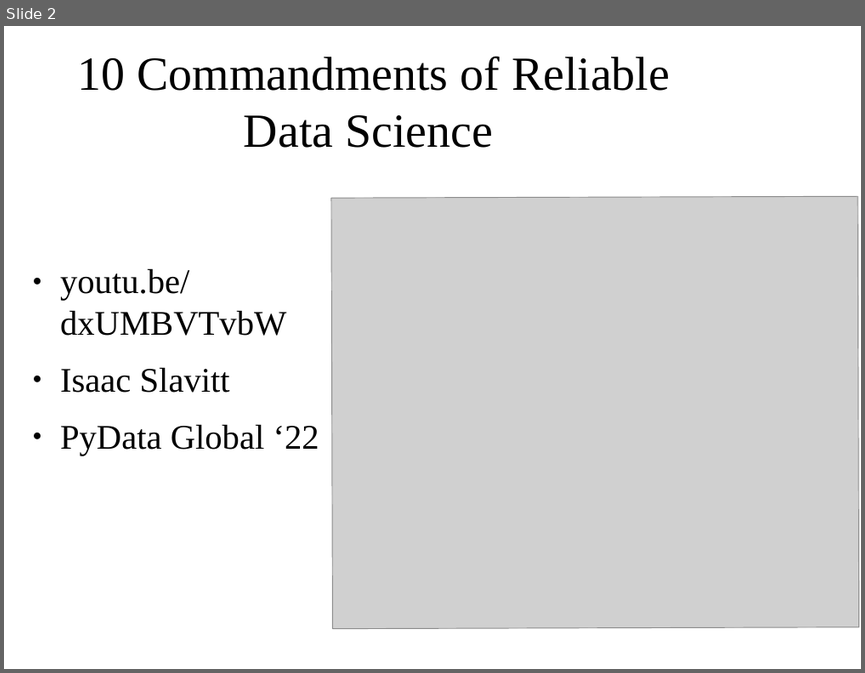
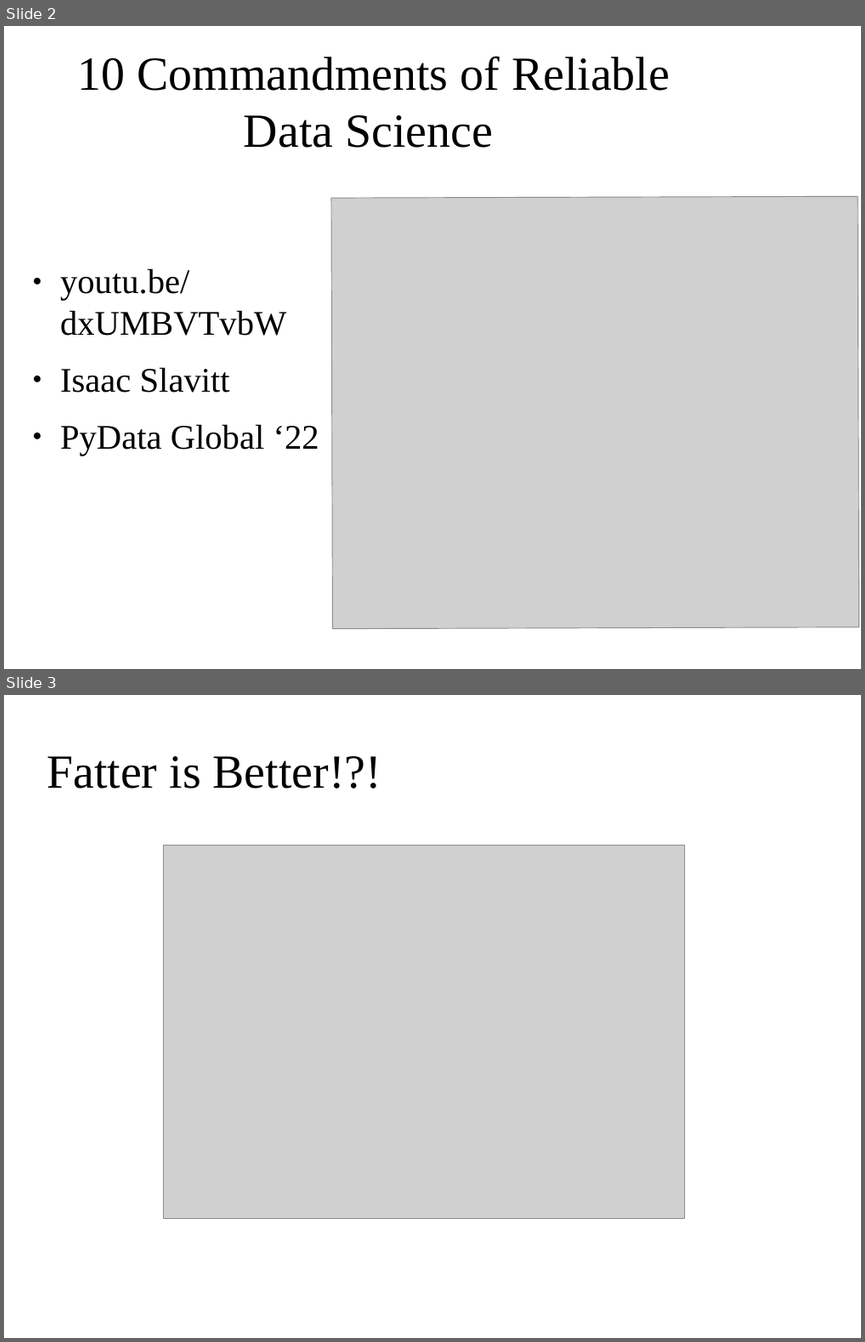
Before and after one commit to mcc-us/Life_Expectancy_Analysis_Modeling, a slide deck: jan29.odp. Shown one above the other, each under a label of ours: slide 2 before the commit, slides 2 and 3 after it. The pictures are 865x673 and 865x1342 pixels, drawn with LibreOffice and Linux fonts; fonts in the diff are those of the drawing; grey boxes stand for pictures; background and template pictures are left out. Boxes give left, top, right and bottom in pixels: in the first picture for what was removed or moved away, otherwise in the second. Text is boxed around its words. In the diff, an @@ line names an element or a change of style, - is before the commit and + after.

```diff
--- a/jan29.odp
+++ b/jan29.odp
@@ slide 3 added at box(4, 695, 861, 1338), background picture (left out) @@
@@ title added at box(46, 756, 381, 789), 44 pt, text #000000 @@
+Fatter is Better!?!
@@ picture added at box(164, 845, 685, 1218) @@
```
Also in this commit, not shown: 1 other slide added, 2 other files.
